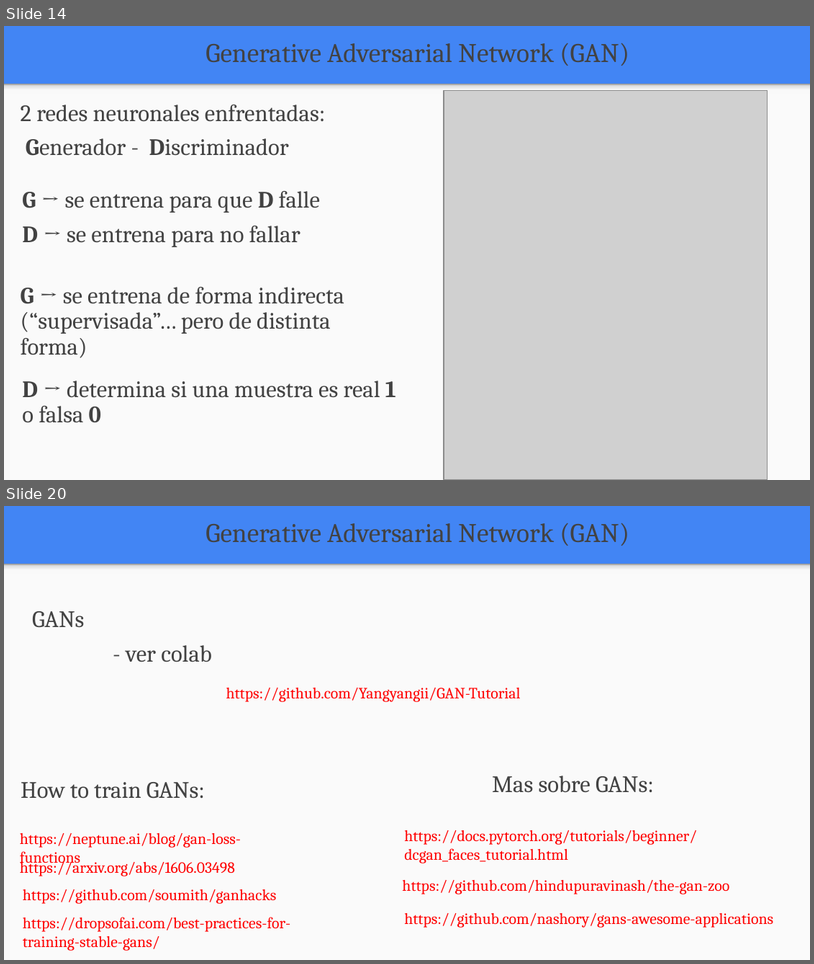
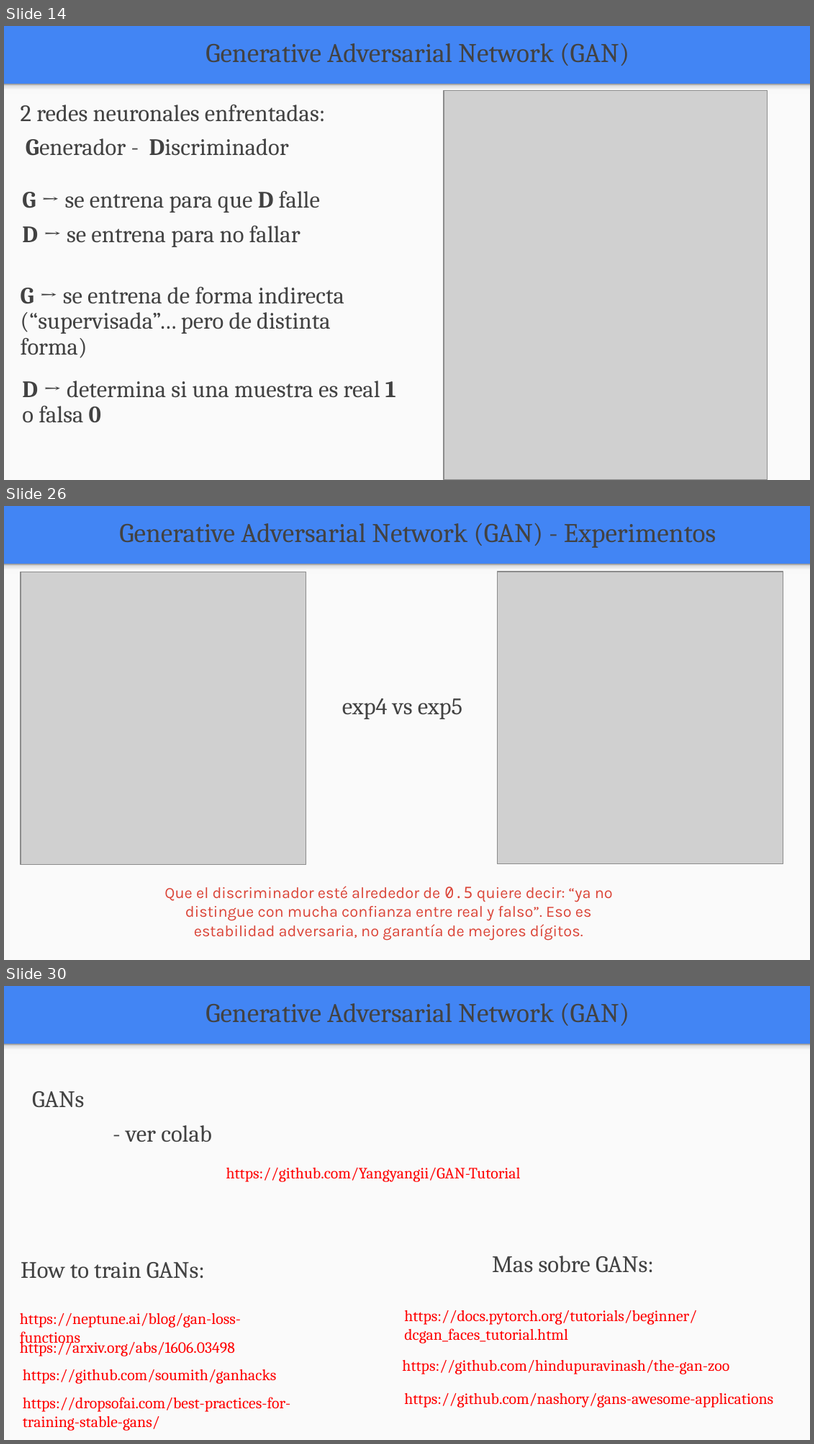
Before and after one commit to FIUBA-Posgrado-Inteligencia-Artificial/aprendizaje_profundo, a slide deck: clase_8/teoria/clase_8.pptx. Shown one above the other, each under a label of ours: slides 14 and 20 before the commit, slides 14, 26 and 30 after it; the slides between them are not shown. The pictures are 814x964 and 814x1444 pixels, drawn with LibreOffice and Linux fonts; fonts in the diff are those of the drawing; grey boxes stand for pictures. Boxes give left, top, right and bottom in pixels: in the first picture for what was removed or moved away, otherwise in the second. Text is boxed around its words. In the diff, an @@ line names an element or a change of style, - is before the commit and + after.

```diff
--- a/clase_8/teoria/clase_8.pptx
+++ b/clase_8/teoria/clase_8.pptx
@@ slide 26 added at bbox=[4, 506, 810, 960], background #4285F4; not listed: 2 template elements that a slide beside it also shows @@
@@ text added at bbox=[119, 523, 716, 548], 24 pt, text #424242 @@
+Generative Adversarial Network (GAN) - Experimentos
@@ picture added at bbox=[21, 572, 306, 864] @@
@@ picture added at bbox=[497, 572, 783, 863] @@
@@ text added at bbox=[342, 698, 463, 719], 21 pt, text #424242 @@
+exp4 vs exp5
@@ text added at bbox=[165, 885, 613, 940], 14 pt, text #DB4437 @@
+Que el discriminador esté alrededor de 0.5 quiere decir: “ya no distingue con mucha confianza entre real y falso”. Eso es estabilidad adversaria, no garantía de mejores dígitos.
@@ what was slide 20 is now slide 30 @@
```
Also in this commit, not shown: 8 slides changed, 9 other slides added, 3 other files.
